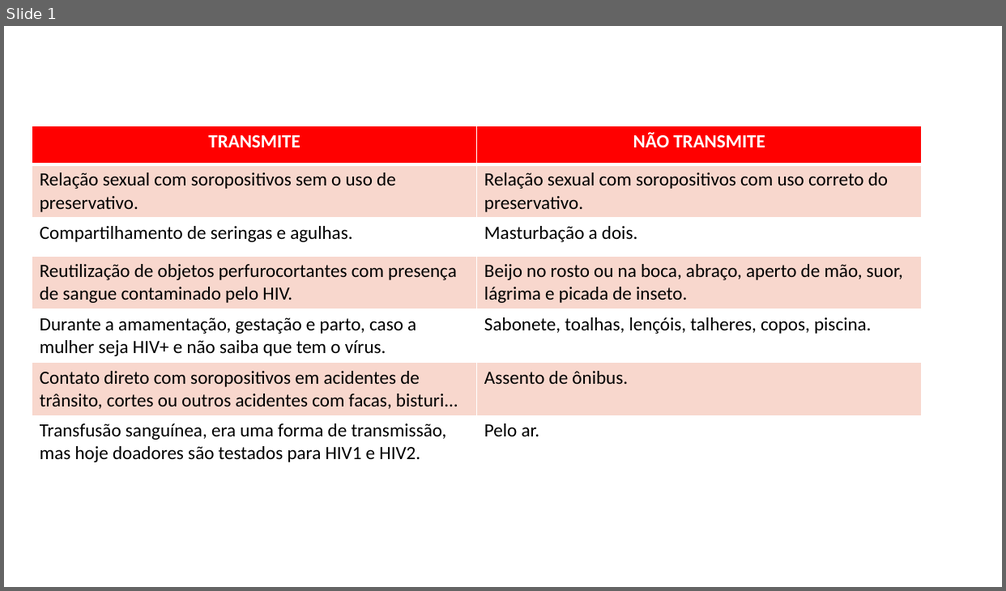
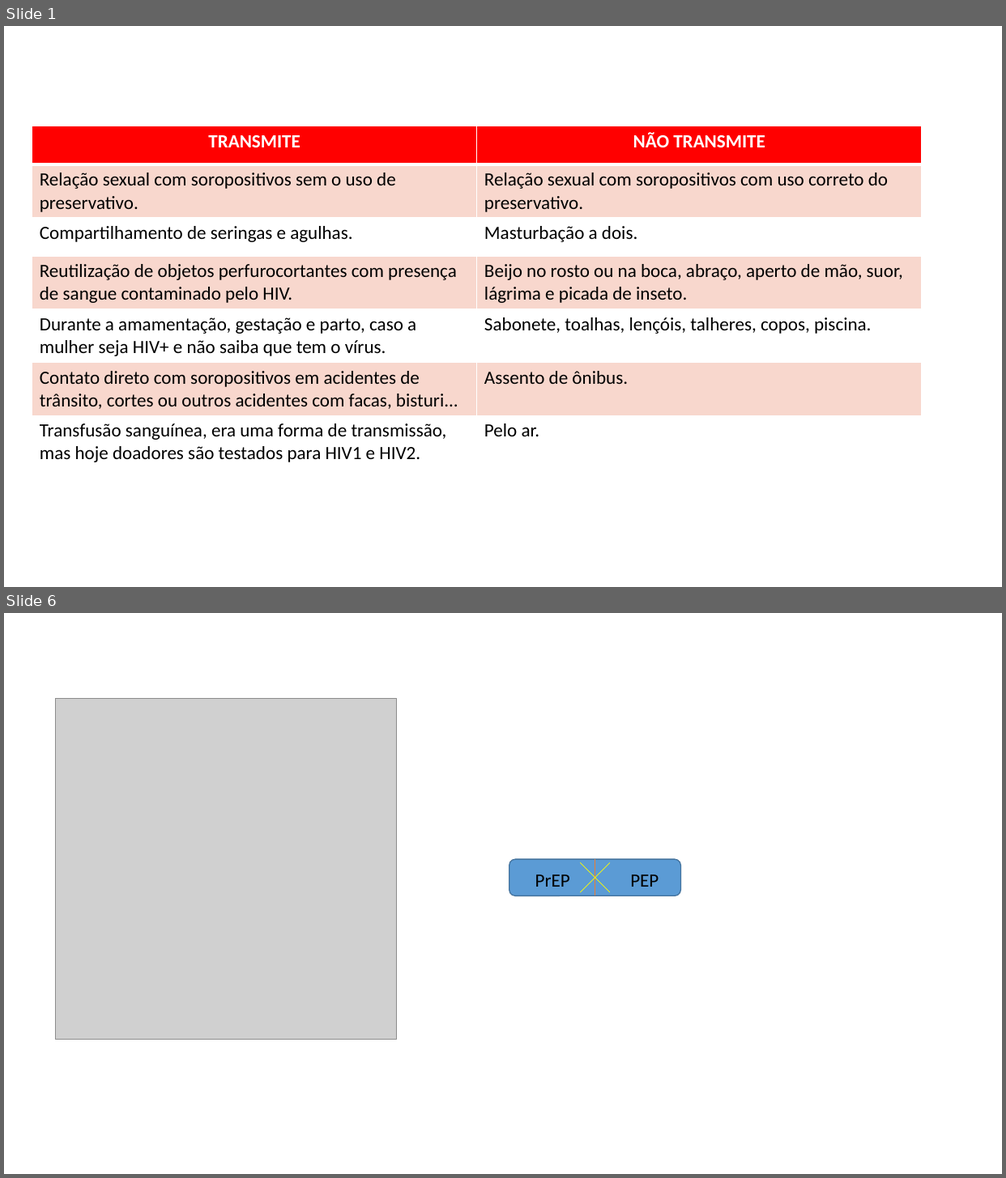
Before and after one commit to gustavogitzel/Discussex, a slide deck: Rascunhos/imagens para HIV.pptx. Shown one above the other, each under a label of ours: slide 1 before the commit, slides 1 and 6 after it; the slides between them are not shown. The pictures are 1006x591 and 1006x1178 pixels, drawn with LibreOffice and Linux fonts; fonts in the diff are those of the drawing; grey boxes stand for pictures. Boxes give left, top, right and bottom in pixels: in the first picture for what was removed or moved away, otherwise in the second. Text is boxed around its words. In the diff, an @@ line names an element or a change of style, - is before the commit and + after.

```diff
--- a/Rascunhos/imagens para HIV.pptx
+++ b/Rascunhos/imagens para HIV.pptx
@@ slide 6 added at (4, 613, 1002, 1174), background #FFFFFF @@
@@ picture added at (56, 699, 396, 1040) @@
@@ rounded rectangle added at (509, 859, 681, 896), fill #5B9BD5, outline #43739E 1 pt @@
@@ text added at (535, 875, 570, 887), 18 pt, text #000000 @@
+PrEP
@@ line added from (581, 892) to (610, 863), #FFFF00 0.5 pt @@
@@ line added from (610, 892) to (581, 863), #FFFF00 0.5 pt @@
@@ line added from (595, 859) to (595, 896), #ED7D31 0.5 pt @@
@@ text added at (630, 875, 658, 887), 18 pt, text #000000 @@
+PEP
```
Also in this commit, not shown: 4 other slides added, 1 other file.
